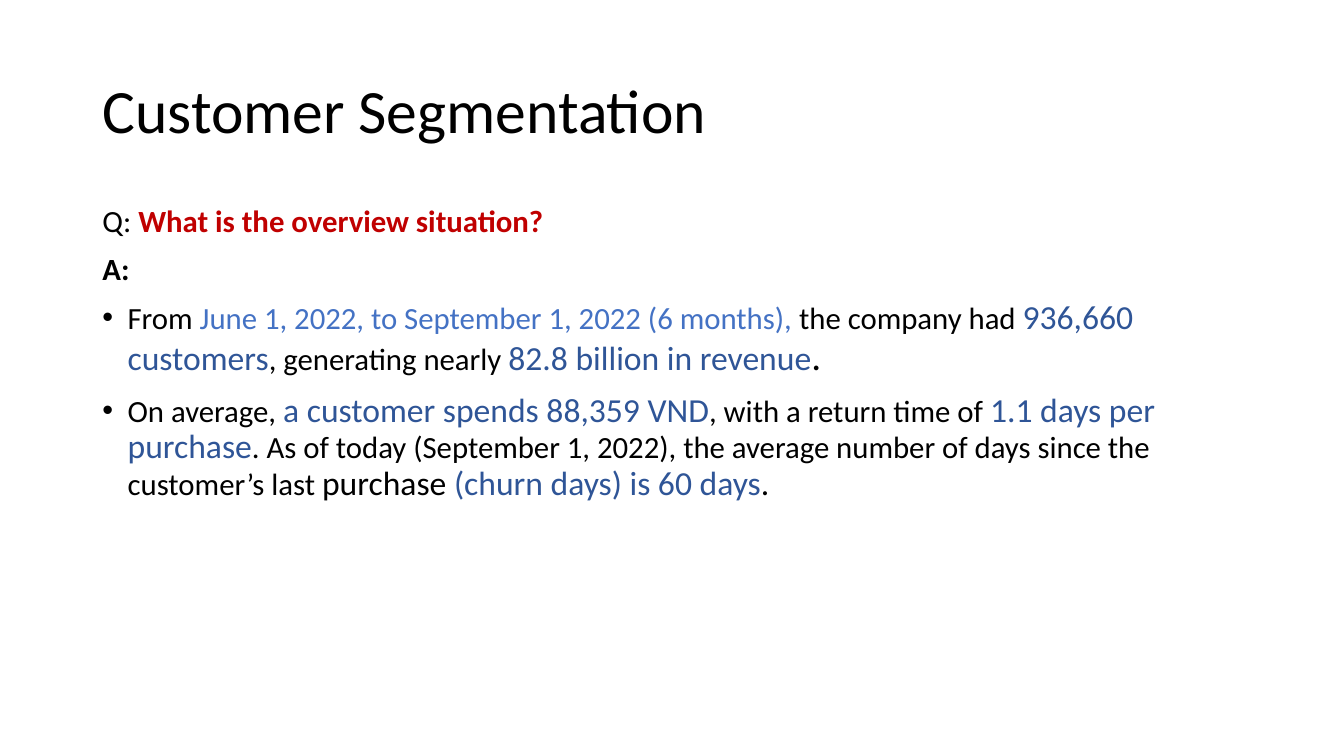
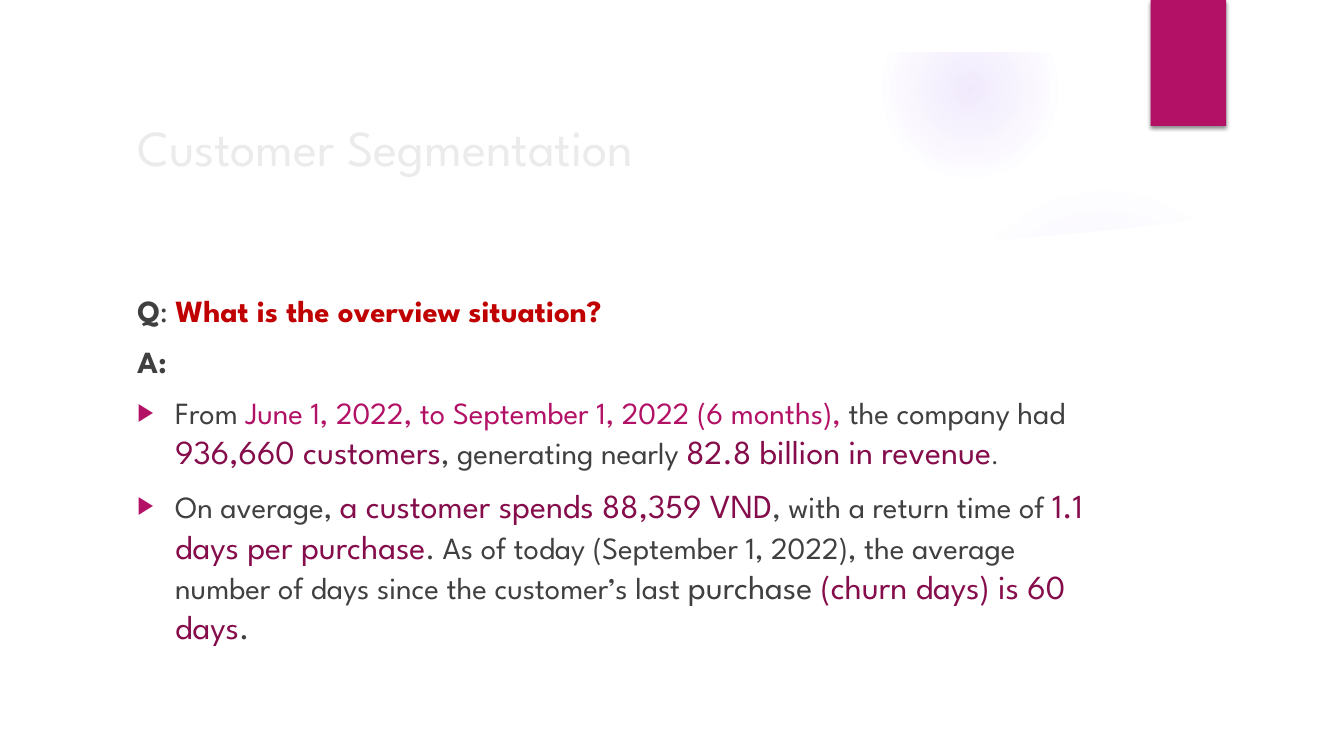
Before and after one commit to hauct/RFM-Customer-Segmentation, a slide deck: slide 8 of report/customer_segment_report.pptx. Drawn at 1344x756 pixels with LibreOffice and Linux fonts; fonts in the diff are those of the drawing; background and template pictures are left out. Boxes give left, top, right and bottom in pixels: in the first picture for what was removed or moved away, otherwise in the second. Text is boxed around its words. In the diff, an @@ line names an element or a change of style, - is before the commit and + after.

```diff
--- a/report/customer_segment_report.pptx
+++ b/report/customer_segment_report.pptx
@@ group added at bbox=[0, 0, 1344, 756]: 4 ellipses, 2 freeform shapes @@
@@ rectangle added at bbox=[1150, 0, 1226, 126], fill #B31166 @@
@@ title "Customer Segmentation": place and size @@
-title "Customer Segmentation" at bbox=[102, 90, 706, 144]
+title "Customer Segmentation" at bbox=[366, 498, 491, 519]
@@ title "Customer Segmentation" at bbox=[366, 498, 491, 519]: size 44 to 36 pt, font Calibri to League Spartan, text colour #000000 to #EBEBEB; line spacing 0.9 to 1 @@
@@ text "Q: What is the overview ...": place and size @@
-text "Q: What is the overview ..." at bbox=[102, 210, 1155, 501]
+text "Q: What is the overview ..." at bbox=[137, 300, 1083, 646]
@@ text "Q: What is the overview ..." at bbox=[137, 300, 1083, 646]: font Calibri to League Spartan; text colour #000000 to #404040 in "Q:", "A:", "From the company had customers, generating nearly ...", "On average, VND, with a return time ..."; bold on in "Q:"; size 28 to 18 pt in "revenue."; text colour #4472C4 to #B31166 in "June 1, 2022, to September 1, 2022 ..."; text colour #2F5597 to #860D4C in "936,660 customers, 82.8 billion in revenue.", "a customer spends 88,359 VND, 1.1 days ..."; line spacing 0.9 to 1; bullet • to ▶ @@
```
Also in this commit, not shown: 10 other slides changed, 19 other files.
